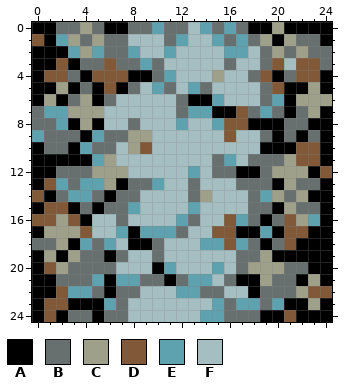
Edited in one commit: pixel-art sprite (py/game_export/s_newroad_soph/s_newroad_1.png). Above: the version before the commit.
The file is 25x25 pixels.
Palette (. is transparent): A #000000  B #686f6f  C #9fa089  D #815938  E #5ea2b0  F #a4bec1
Pixels before, first column x 0:
 0 AABBCBAABBEBBFEBEBAACAAAA
 1 DAECBCBBFFFBEFFEBEBCACBBA
 2 AAAECEBBEFFEFFFFEEFBCBCBB
 3 AADABBDBBEBFFFFFBFFBDFDDB
 4 ADDBADDDAABEFFFCFFBDABDDA
 5 AACABADABFEBFEBFFFFBDAACA
 6 ACABCABFFFFFBAAEFFFBEACCC
 7 BEECCCFFFFFFBEEAADBEBABCA
 8 BBEACAFFBFFFEFFEDDAAABBAA
 9 EBBBAEBBCCFFFFFFDFFBABABA
10 ABBAEBBFCDFFFFFFFFFAAADDA
11 AAAAAECFFFFFFFFBEFBBBCDDA
12 AABBBCCCFFFFFEFBBAABCCCAD
13 ADEBEECABBEFFBFFFBBBACBBA
14 DABEEBABBFFFFBCFFFBECBCAA
15 ADDABABBEFFFFEFFFFBBACBBA
16 DDCDAFFBFFFFEBFFDEBABDCEA
17 ACCCDFFEAEEEBFFDDAAEADDAA
18 BBCAEBEFAABFFFEEDEBABDAAA
19 ACACBBABFFBFFFFFFBBCAAAAA
20 ADCBBBBFFFAEFFFEFBCCCBBAA
21 AABBBEAEEBBABEEFBAACBBACA
22 AADEEBABBFFFEEBBFFABBBCDD
23 ADDAAAEBFFFFFFFEBEEBEAACA
24 ADABBABBFFFFFFEEBBBAADAAA
Now the later version:
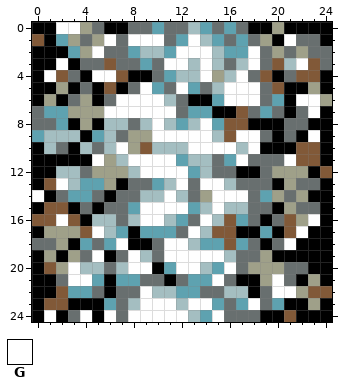
Colours new in this view: G #ffffff
From old to new:
Changed rows in their new state; - is an unchanged pixel.
first column x 0:
 0 --GG--------------------
 1 ------G-GGG--G-------G--
 2 -----G------GGG---G-----
 3 --G--------GG-G---G---G-
 4 -G---GG-------G--G------
 5 ---------G--G---GGG-----
 6 -------GGGG-----GGG---GG
 7 ------GGGGGG-----------G
 8 ----------G---G---------
 9 -FFF--F---GGGGG--GG----G
10 -F--F-FG-----GGGG-G-----
11 -----G--GGGGE----G---G--
12 --FF-----GGGG-----------
13 --GF--------G-GG--------
14 G----------G---GGG------
15 ---------GGGG--G--------
16 --G------GG---G--------G
17 -----G-------G--------G-
18 -------G---GG--------G--
19 -----G--G--GGGGG--------
20 ---GFF--GG--GG--G-------
21 ---GG----------G----G---
22 ---------G----------GG--
23 ---------GGG-GG---G-----
24 -G--G-G-GGGGG--G--------
Pixel boxes of the changes (left, top, right, bottom) in both pictures:
changed: (32, 22, 320, 322)
